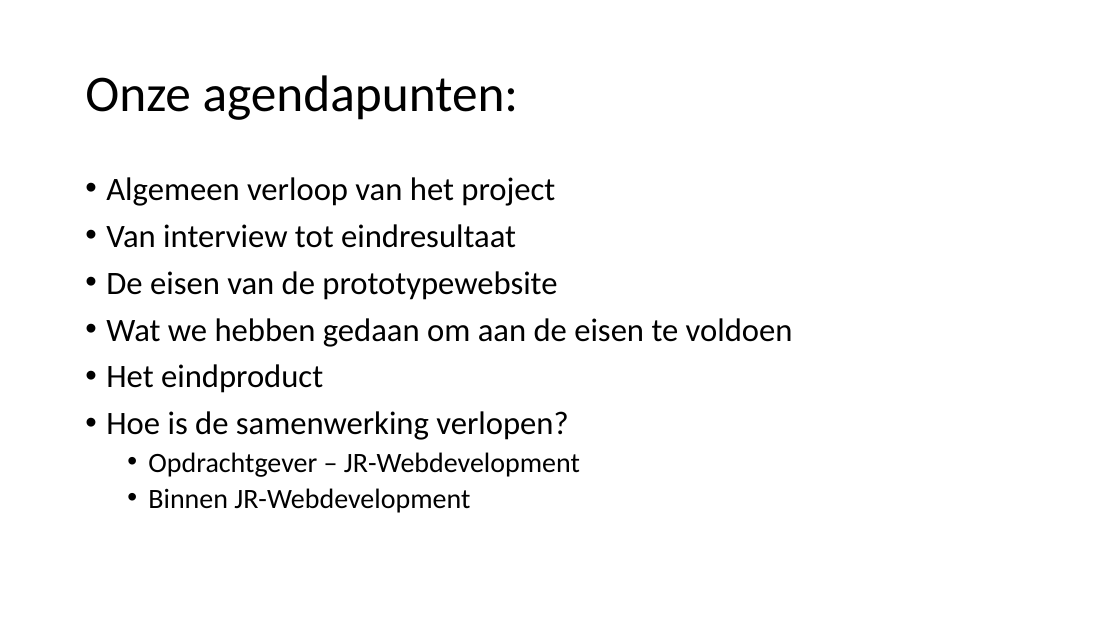
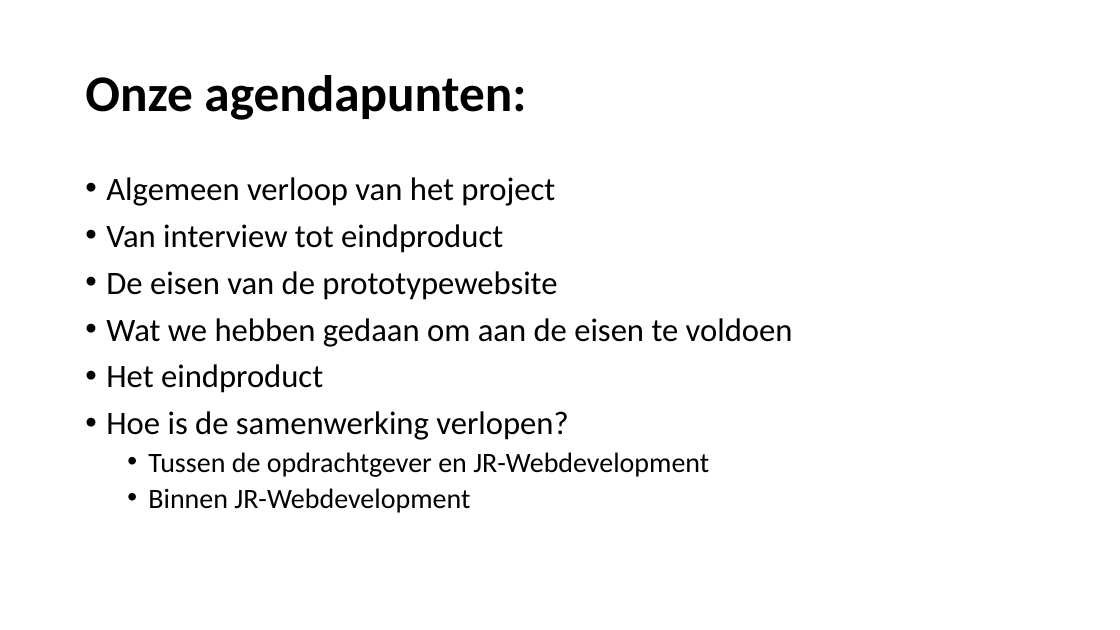
Before and after one commit to jr-development/PC4U-V2.0, a slide deck: slide 2 of Powerpoint-presentatie/JR-Webdevelopment presents PC4U.pptx. Drawn at 1120x630 pixels with LibreOffice and Linux fonts; fonts in the diff are those of the drawing; background and template pictures are left out. Boxes give left, top, right and bottom in pixels: in the first picture for what was removed or moved away, otherwise in the second. Text is boxed around its words. In the diff, an @@ line names an element or a change of style, - is before the commit and + after.

Commit message:
font-family adjusted + ppt

```diff
--- a/Powerpoint-presentatie/JR-Webdevelopment presents PC4U.pptx
+++ b/Powerpoint-presentatie/JR-Webdevelopment presents PC4U.pptx
@@ title "Onze agendapunten:" at (85, 75, 526, 120): bold on @@
@@ text at (106, 224, 503, 253): text changed @@
-• Van interview tot eindresultaat
+• Van interview tot eindproduct
@@ text at (148, 452, 709, 477): text changed @@
-  • Opdrachtgever – JR-Webdevelopment
+  • Tussen de opdrachtgever en JR-Webdevelopment
```
Also in this commit, not shown: 6 slides added, 1 slide removed, 1 other file.
